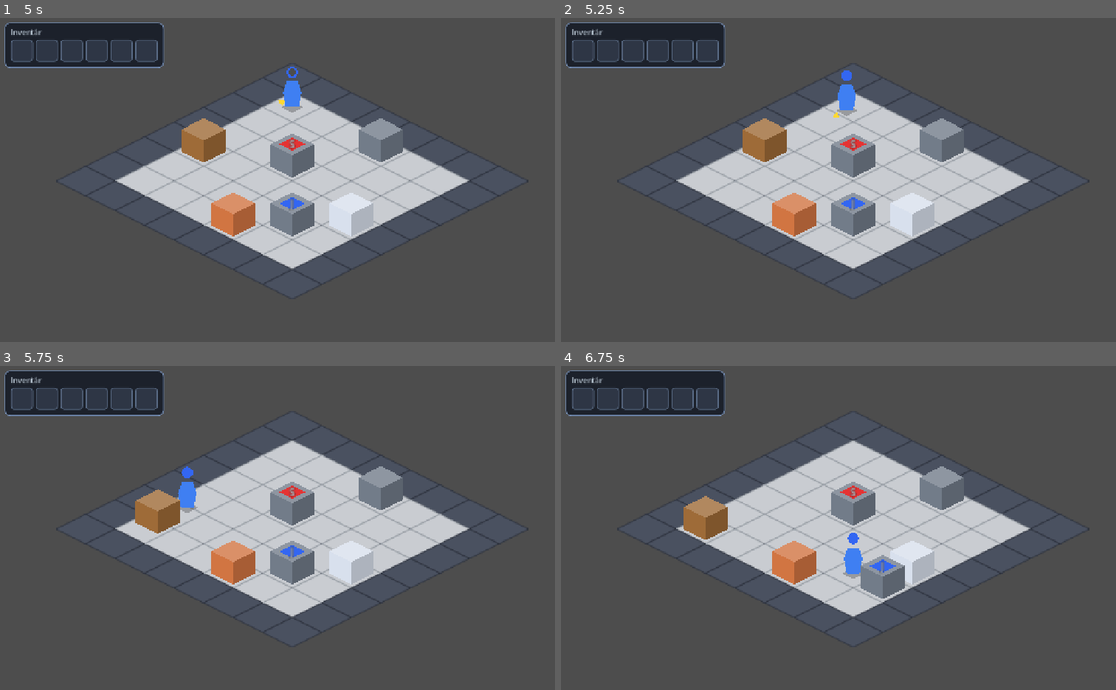
Above: before the commit, frames 1-4 (two rows, left to right).
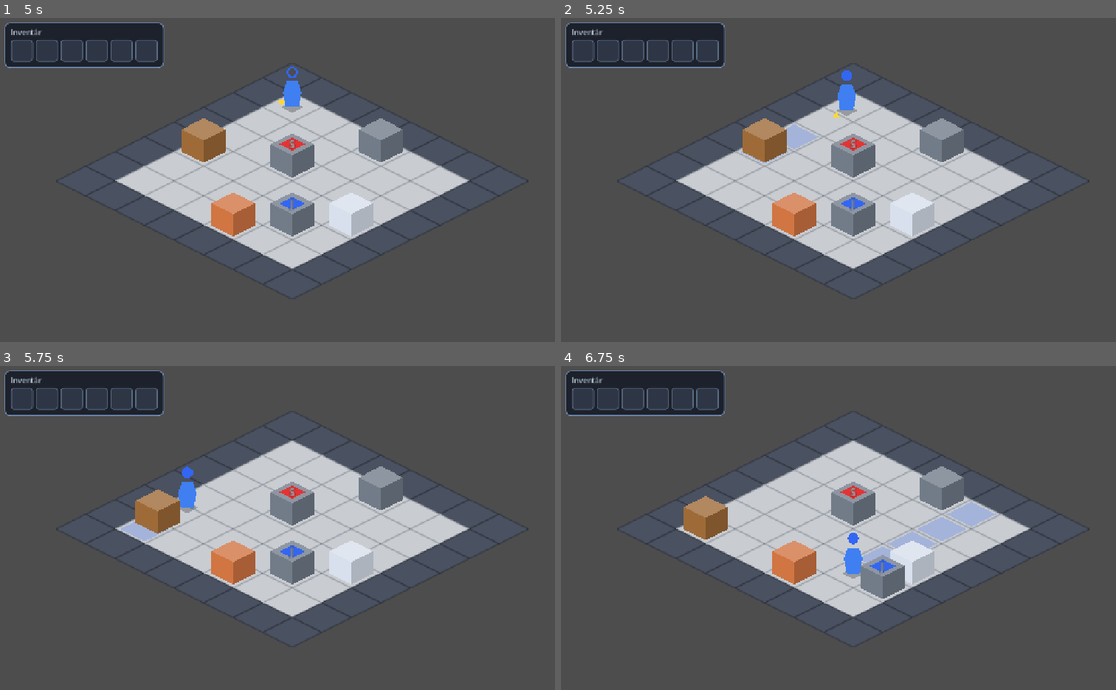
Above: after the commit, the same moments.

Repository: UCM-MS/Magnetolab
Game: Godot game, scene res://scenes/levels/test_room.tscn
Two runs of this game, one before a commit and one after it. Both use one fixed random seed, a clock stepped at 60 frames per second and the inputs below. This scene is started directly instead of the project's main scene.
Inputs:
- Up to frame 1 (5 s): tap Enter at 0.5 s; hold D (move_right) 0.53-1.28 s; hold E (dialog_next) 0.53-1.28 s; tap R (restart) every 0.75 s from 1.25 to 4.25 s; hold S (move_down) 1.28-2.03 s; tap Q (glove_pole) at 1.35, 4.35 s; hold D (move_right) 2.03-2.78 s; hold Space (glove_toggle) 2.03-2.78 s; hold W (move_up) 2.78-3.53 s; tap 1 at 2.85 s; hold E (dialog_next) 3.53-4.28 s; hold A (move_left) from 3.53 s (still down)
- Up to frame 2 (5.25 s): release A (move_left) at 5.03 s; hold S (move_down) from 5.03 s (still down); hold Space (glove_toggle) from 5.03 s (still down)
- Up to frame 3 (5.75 s): keep holding S (move_down); keep holding Space (glove_toggle)
- Up to frame 4 (6.75 s): release S (move_down) at 5.78 s; release Space (glove_toggle) at 5.78 s; hold D (move_right) 5.78-6.53 s; tap 1 at 5.85 s; hold W (move_up) from 6.53 s (still down); hold E (dialog_next) from 6.53 s (still down)

Frame 1 is identical in both runs. In frame 2, 0.3% of the frame differs, in the area x 32-47%, y 32-45%; in frame 3, 0.2%; in frame 4, 1.0%, in the area x 54-79%, y 41-61%.

Commit message:
Hra len pre 4. rocnik, dosah rukavice, magnet teraz odtlaci aj pritiahne predmety max o 4 policka. Zaroven ukazuje farebne na podlahe aky pol je zapnuty a aky ma dosah.

Diff:
--- a/project.godot
+++ b/project.godot
@@ -25,7 +25,6 @@
 window/size/viewport_width=1280
 window/size/viewport_height=720
 window/stretch/mode="canvas_items"
-window/stretch/aspect="keep"
 
 [gui]
 
--- a/scenes/objects/box.gd
+++ b/scenes/objects/box.gd
@@ -2,9 +2,6 @@
 extends GridObject
 ## Bedňa. Rukou sa dá tlačiť len drevená (o 1 políčko). Kovové sú príliš ťažké:
 ## železné a magnetické hýbe len rukavica, hliníkové a medené sa nepohnú vôbec.
-
-## Trvanie posunu bedne o jedno políčko (sekundy).
-const SLIDE_DURATION_PER_CELL: float = 0.08
 
 ## Dočasné farby podľa materiálu (kým grafici nedodajú sprity).
 const MATERIAL_COLORS: Dictionary[Magnetism.MaterialType, Color] = {
@@ -40,14 +37,6 @@
 	return Magnetism.force(magnet_pole, material_type, pole)
 
 
-## Posúva bedňu daným smerom, kým nenarazí na prekážku.
-func slide_until_blocked(direction: Vector2i) -> void:
-	var target: Vector2i = GridManager.find_slide_end(cell, direction)
-	var distance: int = absi(target.x - cell.x) + absi(target.y - cell.y)
-	if distance > 0:
-		slide_to(target, distance * SLIDE_DURATION_PER_CELL)
-
-
 ## Prefarbí kocku podľa materiálu a zobrazí značku pólu.
 func _update_look() -> void:
 	var base: Color = MATERIAL_COLORS[material_type]
--- a/scenes/objects/glove.gd
+++ b/scenes/objects/glove.gd
@@ -5,6 +5,11 @@
 
 ## Rukavica pritiahla malý predmet (hráč si ho vezme do inventára).
 signal item_pulled(item: Item)
+## Zmenilo sa, kam siaha lúč (prázdne pole = rukavica je vypnutá). Počúva ho zvýraznenie dosahu.
+signal beam_changed(cells: Array[Vector2i], pole: Magnetism.Pole)
+
+## Dosah rukavice v políčkach. Objekt ďalej nereaguje.
+const GLOVE_RANGE: int = 4
 
 ## Poloha a veľkosť ikonky nad hlavou hráča.
 const ICON_OFFSET: Vector2 = Vector2(0, -38)
@@ -28,27 +33,41 @@
 	queue_redraw()
 
 
-## Zapnutá rukavica pôsobí z políčka `origin` smerom `direction` na PRVÝ objekt v rade.
-## O tom, či priťahuje alebo odpudzuje, rozhoduje Magnetism.force() (cez objekt).
+## Zapnutá rukavica pôsobí z políčka `origin` smerom `direction` na PRVÝ objekt v rade,
+## ale len do vzdialenosti GLOVE_RANGE. O tom, či priťahuje alebo odpudzuje,
+## rozhoduje Magnetism.force() (cez objekt).
 func act(origin: Vector2i, direction: Vector2i) -> void:
-	if not is_on:
-		return
-	var target: GridObject = GridManager.find_first_object(origin, direction)
-	if target is Box:
-		_act_on_box(target, direction)
-	elif target is Item:
-		_act_on_item(target)
-	# Iný objekt (dvere, tabuľa...) lúč zastaví a nič sa nestane.
+	if is_on:
+		var target: GridObject = GridManager.find_first_object(origin, direction, GLOVE_RANGE)
+		if target is Box:
+			_act_on_box(target, origin, direction)
+		elif target is Item:
+			_act_on_item(target)
+		# Iný objekt (dvere, tabuľa...) lúč zastaví a nič sa nestane.
+	# Lúč počítame až po pôsobení – pritiahnutá bedňa už stojí na novom mieste.
+	_update_beam(origin, direction)
 
 
-func _act_on_box(box: Box, direction: Vector2i) -> void:
+## Oznámi, kam teraz siaha lúč. Vypnutá rukavica nesiaha nikam.
+func _update_beam(origin: Vector2i, direction: Vector2i) -> void:
+	var cells: Array[Vector2i] = []
+	if is_on:
+		cells = GridManager.get_beam_cells(origin, direction, GLOVE_RANGE)
+	beam_changed.emit(cells, pole)
+
+
+## `origin` = políčko hráča. Z neho počítame, ako ďaleko je bedňa a kam až ju pole dosiahne.
+func _act_on_box(box: Box, origin: Vector2i, direction: Vector2i) -> void:
+	var distance: int = GridManager.cell_distance(origin, box.cell)
 	match box.get_magnetic_force(pole):
 		Magnetism.Force.ATTRACT:
 			# K hráčovi, kým nie je na susednom políčku alebo nenarazí.
-			box.slide_until_blocked(-direction)
+			# (distance - 1 krokov ju dovedie presne vedľa hráča.)
+			box.slide_until_blocked(-direction, distance - 1)
 		Magnetism.Force.REPEL:
-			# Od hráča, kým nenarazí na prekážku.
-			box.slide_until_blocked(direction)
+			# Od hráča, kým nenarazí na prekážku – ale najďalej na okraj dosahu rukavice.
+			# Za okrajom už pole nepôsobí, takže bedňa tam zastane.
+			box.slide_until_blocked(direction, GLOVE_RANGE - distance)
 		Magnetism.Force.NONE:
 			pass # nemagnetický materiál lúč zastaví, nič sa nestane
 
--- /dev/null
+++ b/scenes/objects/glove_range_highlight.gd
@@ -0,0 +1,36 @@
+class_name GloveRangeHighlight
+extends Node2D
+## Jemné zvýraznenie políčok, kam siaha lúč zapnutej rukavice (placeholder: polopriehľadná
+## farba pólu). Level ho vloží hneď nad podlahu, takže bedne a hráč sú vždy nad ním.
+## O tom, ktoré políčka to sú, rozhoduje rukavica – sem prídu cez signál beam_changed.
+
+## Priehľadnosť výplne (0 = neviditeľná, 1 = plná farba).
+const FILL_ALPHA: float = 0.25
+## Kosoštvorec je o trochu menší než dlaždica, aby bolo vidno hranice políčok.
+const CELL_SCALE: float = 0.85
+
+## Políčka, ktoré práve vykresľujeme, a ich farba.
+var _cells: Array[Vector2i] = []
+var _color: Color = Color.TRANSPARENT
+
+
+## Napojí sa na signál rukavice: glove.beam_changed.connect(highlight.show_beam)
+func show_beam(cells: Array[Vector2i], pole: Magnetism.Pole) -> void:
+	_cells = cells
+	_color = Magnetism.POLE_COLORS[pole]
+	_color.a = FILL_ALPHA
+	queue_redraw()
+
+
+## Každé políčko nakreslí ako izometrický kosoštvorec okolo jeho stredu.
+func _draw() -> void:
+	var half: Vector2 = Vector2(GridManager.get_tile_size()) * 0.5 * CELL_SCALE
+	for cell: Vector2i in _cells:
+		var center: Vector2 = to_local(GridManager.cell_to_world(cell))
+		var diamond := PackedVector2Array([
+			center + Vector2(0, -half.y),
+			center + Vector2(half.x, 0),
+			center + Vector2(0, half.y),
+			center + Vector2(-half.x, 0),
+		])
+		draw_colored_polygon(diamond, _color)
--- /dev/null
+++ b/scenes/objects/glove_range_highlight.tscn
@@ -0,0 +1,6 @@
+[gd_scene format=3]
+
+[ext_resource type="Script" path="res://scenes/objects/glove_range_highlight.gd" id="1_highlight"]
+
+[node name="GloveRangeHighlight" type="Node2D"]
+script = ExtResource("1_highlight")
--- /dev/null
+++ b/scenes/objects/magnet.gd
@@ -0,0 +1,53 @@
+class_name Magnet
+extends GridObject
+## Tyčový magnet položený na podlahe. Priťahuje obyčajné železo (bedne, kľúče, sponky...),
+## ktoré je v rade vedľa neho najviac `range_cells` políčok ďaleko. Ďalej jeho pole nesiaha.
+## Dva magnety s rôznym dosahom sa dajú porovnať (miestnosť A5 „Ktorý magnet je silnejší?“).
+
+## Štyri smery na mriežke – magnet pôsobí okolo seba na všetky strany.
+const DIRECTIONS: Array[Vector2i] = [Vector2i(1, 0), Vector2i(-1, 0), Vector2i(0, 1), Vector2i(0, -1)]
+
+## Dosah magnetu v políčkach (silnejší magnet = väčší dosah).
+@export_range(1, 10) var range_cells: int = 2
+
+
+## Po umiestnení na mriežku pritiahne železo, ktoré je už v dosahu, a odteraz sleduje,
+## či sa do dosahu niečo nedostane. CONNECT_DEFERRED: reagujeme až po dokončení posunu,
+## nie uprostred neho (posun iného objektu môže spustiť ďalší posun).
+func place_on_grid() -> void:
+	super.place_on_grid()
+	GridManager.object_entered_cell.connect(_on_object_entered_cell, CONNECT_DEFERRED)
+	attract_in_range()
+
+
+func _on_object_entered_cell(_obj: GridObject, _cell: Vector2i) -> void:
+	attract_in_range()
+
+
+## V každom smere nájde prvý objekt v dosahu. Ak je to obyčajné železo, pritiahne ho
+## k sebe (posúva sa, kým nie je na susednom políčku alebo nenarazí; priepasť ho zastaví).
+## Najviac (vzdialenosť - 1) krokov – to ho dovedie presne vedľa magnetu.
+func attract_in_range() -> void:
+	for direction: Vector2i in DIRECTIONS:
+		var target: GridObject = GridManager.find_first_object(cell, direction, range_cells)
+		if _is_plain_iron(target) and not _is_held_by_magnet(target):
+			target.slide_until_blocked(-direction, GridManager.cell_distance(cell, target.cell) - 1)
+
+
+## Obyčajné (nezmagnetizované) železo priťahujú OBA póly – tak ho spoznáme bez toho,
+## aby sme riešili, ktorým pólom je magnet otočený. Bedne s pólom neťahá – v dosahu
+## Magnetu ich podľa pravidiel návrhu levelov (CLAUDE.md) ani nesmie byť.
+func _is_plain_iron(target: GridObject) -> bool:
+	if not (target is Box or target is Item):
+		return false
+	return target.get_magnetic_force(Magnetism.Pole.S) == Magnetism.Force.ATTRACT \
+		and target.get_magnetic_force(Magnetism.Pole.J) == Magnetism.Force.ATTRACT
+
+
+## Železo, ktoré už prilieplo k nejakému magnetu, ostane tam. Bez tejto kontroly by si
+## ho dva magnety mohli donekonečna preťahovať.
+func _is_held_by_magnet(target: GridObject) -> bool:
+	for direction: Vector2i in DIRECTIONS:
+		if GridManager.get_object_at(target.cell + direction) is Magnet:
+			return true
+	return false
--- /dev/null
+++ b/scenes/objects/magnet.tscn
@@ -0,0 +1,22 @@
+[gd_scene format=3]
+
+[ext_resource type="Script" path="res://scenes/objects/magnet.gd" id="1_magnet"]
+
+[node name="Magnet" type="Node2D"]
+script = ExtResource("1_magnet")
+
+[node name="Shadow" type="Polygon2D" parent="."]
+color = Color(0, 0, 0, 0.2)
+polygon = PackedVector2Array(-22, 0, 0, -11, 22, 0, 0, 11)
+
+[node name="Side" type="Polygon2D" parent="."]
+color = Color(0.3, 0.3, 0.33, 1)
+polygon = PackedVector2Array(-22, -13, 10, 3, 22, -3, 22, 5, 10, 11, -22, -5)
+
+[node name="NorthTop" type="Polygon2D" parent="."]
+color = Color(0.9, 0.2, 0.2, 1)
+polygon = PackedVector2Array(-22, -13, -10, -19, 6, -11, -6, -5)
+
+[node name="SouthTop" type="Polygon2D" parent="."]
+color = Color(0.2, 0.4, 0.95, 1)
+polygon = PackedVector2Array(-6, -5, 6, -11, 22, -3, 10, 3)
--- a/scenes/ui/main_menu.gd
+++ b/scenes/ui/main_menu.gd
@@ -13,11 +13,10 @@
 @export var lock_icon: Texture2D
 
 @onready var _main_panel: Control = %MainPanel
-@onready var _variant_panel: Control = %VariantPanel
 @onready var _level_panel: Control = %LevelPanel
 @onready var _settings_panel: Control = %SettingsPanel
 @onready var _credits_panel: Control = %CreditsPanel
-@onready var _panels: Array[Control] = [_main_panel, _variant_panel, _level_panel, _settings_panel, _credits_panel]
+@onready var _panels: Array[Control] = [_main_panel, _level_panel, _settings_panel, _credits_panel]
 
 @onready var _continue_button: Button = %ContinueButton
 @onready var _level_grid: GridContainer = %LevelGrid
@@ -38,13 +37,12 @@
 ## Pospája tlačidlá s tým, čo majú urobiť. bind() odovzdá funkcii, ktorý panel má ukázať.
 func _connect_buttons() -> void:
 	_continue_button.pressed.connect(_on_continue_pressed)
-	%PlayButton.pressed.connect(_show_panel.bind(_variant_panel))
+	# Hra je len pre 4. ročník – Hrať spustí rovno prvú miestnosť.
+	%PlayButton.pressed.connect(_start_level.bind(SaveManager.FIRST_LEVEL_ID))
 	%LevelsButton.pressed.connect(_show_panel.bind(_level_panel))
 	%SettingsButton.pressed.connect(_show_panel.bind(_settings_panel))
 	%CreditsButton.pressed.connect(_show_panel.bind(_credits_panel))
 	%QuitButton.pressed.connect(_on_quit_pressed)
-	%YoungButton.pressed.connect(_start_level.bind(SaveManager.FIRST_LEVEL_ID))
-	%VariantBackButton.pressed.connect(_show_panel.bind(_main_panel))
 	%LevelBackButton.pressed.connect(_show_panel.bind(_main_panel))
 	%SettingsBackButton.pressed.connect(_show_panel.bind(_main_panel))
 	%CreditsBackButton.pressed.connect(_show_panel.bind(_main_panel))
@@ -82,8 +80,13 @@
 
 # --- Spustenie hry ---
 
+## Ak uložená miestnosť už neexistuje (napr. starý alebo poškodený súbor),
+## začneme radšej od prvej miestnosti, než aby hra skončila chybou.
 func _on_continue_pressed() -> void:
-	_start_level(SaveManager.last_level)
+	var id: String = SaveManager.last_level
+	if not ResourceLoader.exists(_level_scene_path(id)):
+		id = SaveManager.FIRST_LEVEL_ID
+	_start_level(id)
 
 
 func _start_level(id: String) -> void:
--- a/scenes/ui/main_menu.tscn
+++ b/scenes/ui/main_menu.tscn
@@ -89,45 +89,6 @@
 layout_mode = 2
 text = "Ukončiť"
 
-[node name="VariantPanel" type="PanelContainer" parent="Layout/Screens"]
-unique_name_in_owner = true
-visible = false
-custom_minimum_size = Vector2(560, 0)
-layout_mode = 2
-
-[node name="Margin" type="MarginContainer" parent="Layout/Screens/VariantPanel"]
-layout_mode = 2
-theme_override_constants/margin_left = 24
-theme_override_constants/margin_top = 24
-theme_override_constants/margin_right = 24
-theme_override_constants/margin_bottom = 24
-
-[node name="Content" type="VBoxContainer" parent="Layout/Screens/VariantPanel/Margin"]
-layout_mode = 2
-theme_override_constants/separation = 10
-
-[node name="Heading" type="Label" parent="Layout/Screens/VariantPanel/Margin/Content"]
-layout_mode = 2
-theme_type_variation = &"MenuHeadingLabel"
-text = "Vyber si variant"
-horizontal_alignment = 1
-
-[node name="YoungButton" type="Button" parent="Layout/Screens/VariantPanel/Margin/Content"]
-unique_name_in_owner = true
-layout_mode = 2
-text = "Mladý bádateľ (4. ročník)"
-
-[node name="PhysicistButton" type="Button" parent="Layout/Screens/VariantPanel/Margin/Content"]
-layout_mode = 2
-focus_mode = 0
-disabled = true
-text = "Fyzik (9. ročník) – Pripravujeme"
-
-[node name="VariantBackButton" type="Button" parent="Layout/Screens/VariantPanel/Margin/Content"]
-unique_name_in_owner = true
-layout_mode = 2
-text = "Späť"
-
 [node name="LevelPanel" type="PanelContainer" parent="Layout/Screens"]
 unique_name_in_owner = true
 visible = false
--- a/scripts/grid_manager.gd
+++ b/scripts/grid_manager.gd
@@ -45,6 +45,11 @@
 	return _layer.local_to_map(_layer.to_local(world_pos))
 
 
+## Veľkosť dlaždice v pixeloch (64 × 32) – podľa TileSetu aktuálnej miestnosti.
+func get_tile_size() -> Vector2i:
+	return _layer.tile_set.tile_size
+
+
 # --- Dotazy na mriežku ---
 
 ## Stena alebo políčko mimo mapy (zastaví lúč rukavice).
@@ -67,23 +72,45 @@
 
 
 ## Posledné voľné políčko, kam sa objekt dostane, keď ide zo `start` smerom `direction`
-## až po prekážku. Ak hneď vedľa je prekážka, vráti `start`.
-func find_slide_end(start: Vector2i, direction: Vector2i) -> Vector2i:
+## až po prekážku, ale najviac o `max_steps` políčok. Ak hneď vedľa je prekážka
+## (alebo max_steps je 0), vráti `start`.
+func find_slide_end(start: Vector2i, direction: Vector2i, max_steps: int) -> Vector2i:
 	var current: Vector2i = start
-	while is_free(current + direction):
+	for step: int in max_steps:
+		if not is_free(current + direction):
+			break
 		current += direction
 	return current
 
 
-## Prvý objekt v rade od `origin` smerom `direction` (samotné `origin` sa nepočíta).
-## Stena lúč zastaví – vtedy vráti null. Cez priepasť lúč prechádza.
-func find_first_object(origin: Vector2i, direction: Vector2i) -> GridObject:
-	var current: Vector2i = origin + direction
-	while not is_wall(current):
+## Vzdialenosť dvoch políčok v krokoch po mriežke (bez uhlopriečok).
+func cell_distance(a: Vector2i, b: Vector2i) -> int:
+	return absi(a.x - b.x) + absi(a.y - b.y)
+
+
+## Políčka, kam dosiahne lúč z `origin` smerom `direction` (najviac `max_distance` políčok).
+## Lúč zastaví stena (to políčko sa už nepočíta) alebo prvý objekt (jeho políčko sa počíta).
+## Cez priepasť lúč prechádza.
+func get_beam_cells(origin: Vector2i, direction: Vector2i, max_distance: int) -> Array[Vector2i]:
+	var cells: Array[Vector2i] = []
+	var current: Vector2i = origin
+	for step: int in max_distance:
+		current += direction
+		if is_wall(current):
+			break
+		cells.append(current)
 		if _objects.has(current):
-			return _objects[current]
-		current += direction
-	return null
+			break
+	return cells
+
+
+## Prvý objekt v rade od `origin` smerom `direction`, najviac `max_distance` políčok ďaleko
+## (samotné `origin` sa nepočíta). Ak lúč zastaví stena alebo nič nenájde, vráti null.
+func find_first_object(origin: Vector2i, direction: Vector2i, max_distance: int) -> GridObject:
+	var cells: Array[Vector2i] = get_beam_cells(origin, direction, max_distance)
+	if cells.is_empty():
+		return null
+	return _objects.get(cells.back())
 
 
 # --- Zmeny obsadenosti ---
--- a/scripts/grid_object.gd
+++ b/scripts/grid_object.gd
@@ -5,6 +5,8 @@
 
 ## Skupina, cez ktorú level na začiatku umiestni všetky objekty.
 const GROUP: StringName = &"grid_objects"
+## Trvanie posunu magnetom o jedno políčko (sekundy).
+const SLIDE_DURATION_PER_CELL: float = 0.08
 
 ## Aktuálne políčko. Mení ho len GridManager.
 var cell: Vector2i
@@ -39,3 +41,12 @@
 	_move_tween = create_tween()
 	_move_tween.tween_property(self, "global_position", GridManager.cell_to_world(target), duration)
 	return _move_tween
+
+
+## Posúva objekt daným smerom, kým nenarazí na prekážku, najviac o `max_steps` políčok
+## (používa rukavica aj magnet – magnet pôsobí len do určitej vzdialenosti).
+func slide_until_blocked(direction: Vector2i, max_steps: int) -> void:
+	var target: Vector2i = GridManager.find_slide_end(cell, direction, max_steps)
+	var distance: int = GridManager.cell_distance(cell, target)
+	if distance > 0:
+		slide_to(target, distance * SLIDE_DURATION_PER_CELL)
--- a/scripts/level.gd
+++ b/scripts/level.gd
@@ -8,6 +8,8 @@
 ## Skupina objektov, ktoré vedia vyžiadať dialóg (spúšťacie oblasti, tabule).
 const DIALOG_SOURCES_GROUP: StringName = &"dialog_sources"
 const MAIN_MENU_SCENE: String = "res://scenes/ui/main_menu.tscn"
+## Zvýraznenie dosahu rukavice – level ho vloží sám, netreba ho pridávať do každej scény.
+const GLOVE_HIGHLIGHT_SCENE: PackedScene = preload("res://scenes/objects/glove_range_highlight.tscn")
 
 ## Vrstva s podlahou, stenami a priepasťami (podľa príznakov dlaždíc).
 @export var room_layer: TileMapLayer
@@ -25,6 +27,7 @@
 
 
 func _ready() -> void:
+	_add_glove_highlight()
 	_connect_signals()
 	GridManager.setup(room_layer)
 	get_tree().call_group(GridObject.GROUP, "place_on_grid")
@@ -34,6 +37,14 @@
 func _unhandled_input(event: InputEvent) -> void:
 	if event.is_action_pressed(&"restart"):
 		get_tree().reload_current_scene()
+
+
+## Zvýraznenie vložíme hneď za vrstvu miestnosti: kreslí sa po podlahe,
+## ale pred objektmi, takže bedne a hráč sú vždy nad ním.
+func _add_glove_highlight() -> void:
+	var highlight: GloveRangeHighlight = GLOVE_HIGHLIGHT_SCENE.instantiate()
+	room_layer.add_sibling(highlight)
+	player.glove.beam_changed.connect(highlight.show_beam)
 
 
 ## Objekty o sebe nevedia – level ich signály napojí na HUD.
--- a/scripts/save_manager.gd
+++ b/scripts/save_manager.gd
@@ -7,7 +7,6 @@
 ## Sekcie a kľúče v uloženom súbore.
 const SECTION_PROGRESS: String = "progress"
 const SECTION_SETTINGS: String = "settings"
-const KEY_VARIANT: String = "variant"
 const KEY_UNLOCKED_LEVELS: String = "unlocked_levels"
 const KEY_LAST_LEVEL: String = "last_level"
 const KEY_MUSIC_VOLUME: String = "music_volume"
@@ -21,8 +20,6 @@
 const MUSIC_BUS: StringName = &"Music"
 const SFX_BUS: StringName = &"SFX"
 
-## Zvolený variant hry: "A" alebo "B" (prázdne = hráč ešte nehral).
-var variant: String = ""
 ## Identifikátory odomknutých miestností, napr. ["A1", "A2"].
 var unlocked_levels: PackedStringArray = [FIRST_LEVEL_ID]
 ## Posledná hraná miestnosť (prázdne = hráč ešte nehral).
@@ -48,7 +45,6 @@
 ## Zapíše všetky údaje do súboru.
 func save_game() -> void:
 	var config := ConfigFile.new()
-	config.set_value(SECTION_PROGRESS, KEY_VARIANT, variant)
 	config.set_value(SECTION_PROGRESS, KEY_UNLOCKED_LEVELS, unlocked_levels)
 	config.set_value(SECTION_PROGRESS, KEY_LAST_LEVEL, last_level)
 	config.set_value(SECTION_SETTINGS, KEY_MUSIC_VOLUME, music_volume)
@@ -60,10 +56,11 @@
 
 
 ## Načíta údaje zo súboru a použije nastavenia. Bez súboru ostanú predvolené hodnoty.
+## Kľúče, ktoré už nepoužívame (napr. „variant“ zo starších verzií), sa jednoducho ignorujú
+## a pri najbližšom uložení zo súboru zmiznú.
 func load_game() -> void:
 	var config := ConfigFile.new()
 	if config.load(SAVE_PATH) == OK:
-		variant = config.get_value(SECTION_PROGRESS, KEY_VARIANT, "")
 		unlocked_levels = config.get_value(SECTION_PROGRESS, KEY_UNLOCKED_LEVELS, PackedStringArray([FIRST_LEVEL_ID]))
 		last_level = config.get_value(SECTION_PROGRESS, KEY_LAST_LEVEL, "")
 		music_volume = config.get_value(SECTION_SETTINGS, KEY_MUSIC_VOLUME, DEFAULT_VOLUME)
@@ -84,16 +81,14 @@
 	return unlocked_levels.has(id)
 
 
-## Hráč vstupuje do miestnosti: zapamätáme si ju aj jej variant (prvé písmeno, "A1" -> "A").
+## Hráč vstupuje do miestnosti: zapamätáme si ju (tlačidlo Pokračovať).
 func set_current_level(id: String) -> void:
 	last_level = id
-	variant = id.left(1)
 	save_game()
 
 
 ## Vymaže postup hráča. Nastavenia (hlasitosť, celá obrazovka) ostanú.
 func reset_progress() -> void:
-	variant = ""
 	unlocked_levels = [FIRST_LEVEL_ID]
 	last_level = ""
 	save_game()
Not shown, added: scenes/objects/glove_range_highlight.gd.uid
Not shown, added: scenes/objects/magnet.gd.uid
